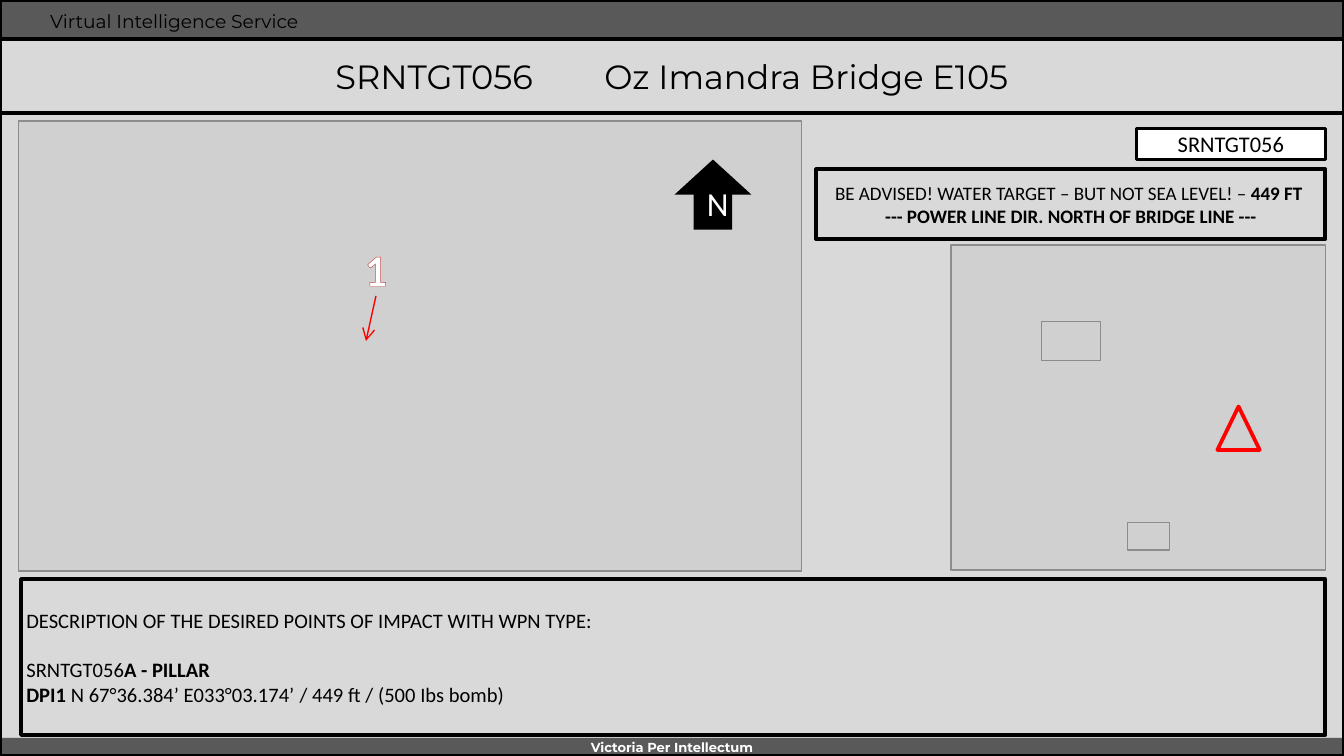
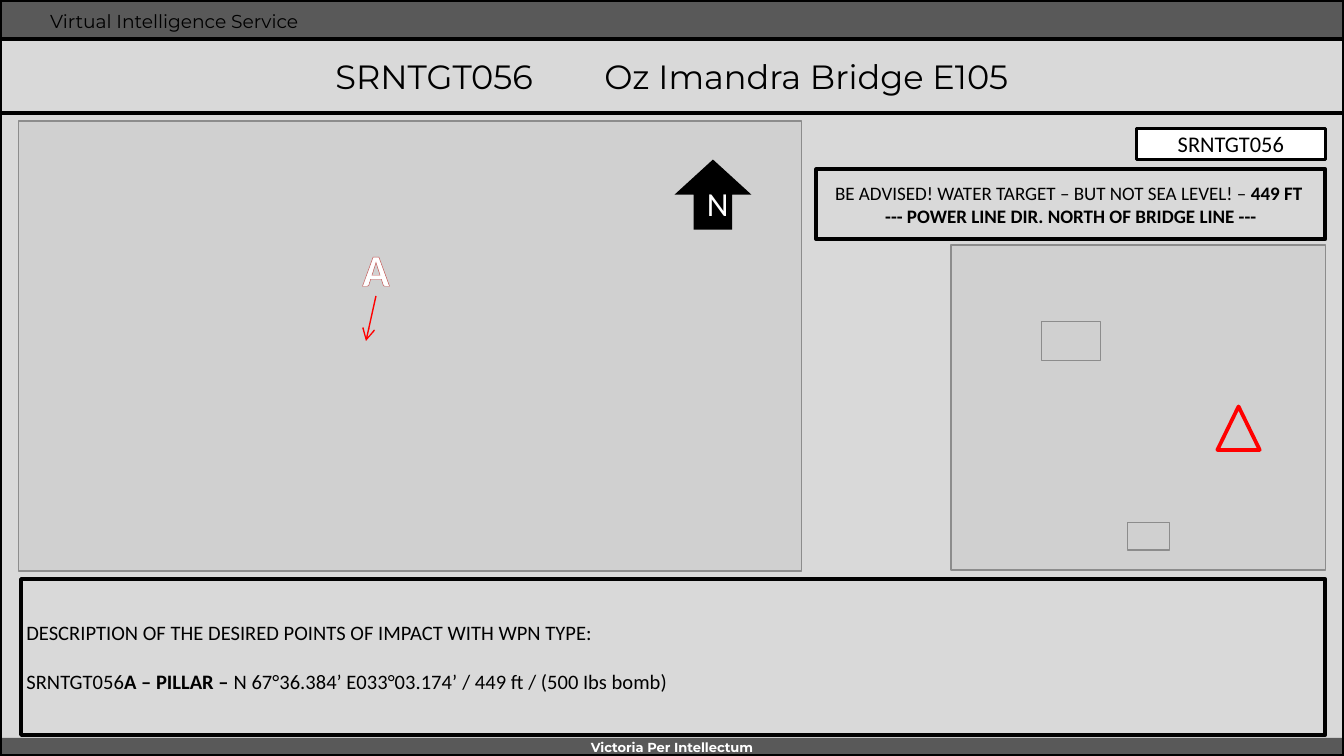
Before and after one commit to 132nd-vWing/OPAT-background, a slide deck: slide 1 of INTEL/Target Folders/SRN/SRNTGT056 Oz Imandra Bridge E105.pptx. Drawn at 1344x756 pixels with LibreOffice and Linux fonts; fonts in the diff are those of the drawing; grey boxes stand for pictures; background and template pictures are left out. Boxes give left, top, right and bottom in pixels: in the first picture for what was removed or moved away, otherwise in the second. Text is boxed around its words. In the diff, an @@ line names an element or a change of style, - is before the commit and + after.

Commit message:
corrected previous targets, and added SRNTGT073

```diff
--- a/INTEL/Target Folders/SRN/SRNTGT056 Oz Imandra Bridge E105.pptx
+++ b/INTEL/Target Folders/SRN/SRNTGT056 Oz Imandra Bridge E105.pptx
@@ text at [362, 257, 389, 298]: text changed @@
-1
+A
@@ text in rectangle at [26, 674, 667, 692]: text changed @@
-SRNTGT056A - PILLAR
-DPI1 N 67°36.384’ E033°03.174’ / 449 ft / (500 Ibs bomb)
+SRNTGT056A – PILLAR – N 67°36.384’ E033°03.174’ / 449 ft / (500 Ibs bomb)
```
Also in this commit, not shown: 4 other files.
